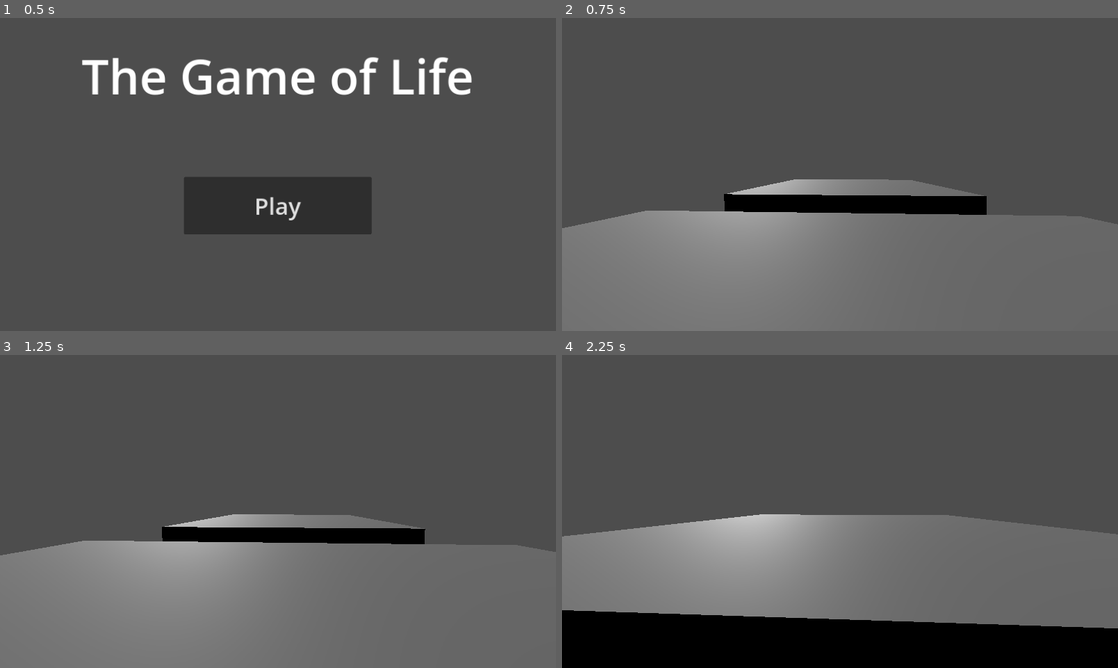
Above: before the commit, frames 1-4 (two rows, left to right).
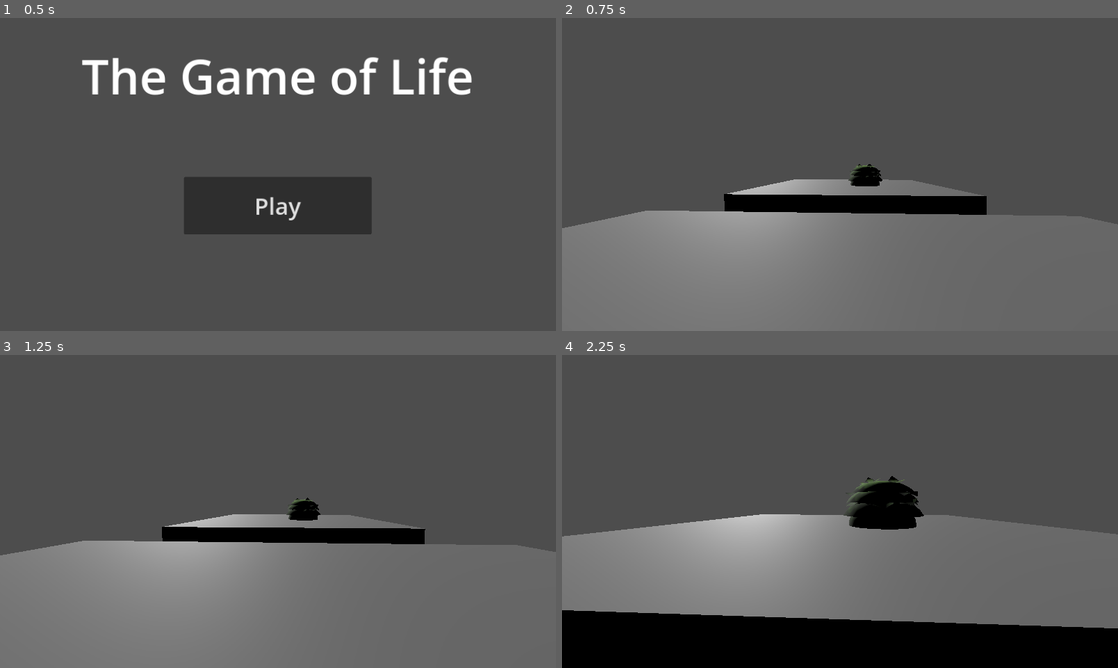
Above: after the commit, the same moments.

Repository: OliverLazar/game-of-life
Game: Godot game, scene res://Scenes/Main Menu.tscn
The game is run twice, just before and just after one commit, with the same random seed, the same clock (stepped at 60 frames per second) and the same inputs.
Inputs:
- Up to frame 1 (0.5 s): no input
- Up to frame 2 (0.75 s): click "Play" at 0.5 s
- Up to frame 3 (1.25 s): no input
- Up to frame 4 (2.25 s): tap Enter (ui_accept) at 1.25, 1.52 s; hold Up (ui_up) from 1.28 s (still down)

Frame 1 is identical in both runs. In frame 2, 0.3% of the frame differs, in the area x 51-58%, y 46-54%; in frame 3, 0.3%; in frame 4, 1.7%, in the area x 50-66%, y 38-56%.

Commit message:
Bush
Bush

Diff:
--- /dev/null
+++ b/Models/Low Poly Bush.tscn
@@ -0,0 +1,8 @@
+[gd_scene load_steps=2 format=3 uid="uid://o7ob0hgqxdim"]
+
+[ext_resource type="PackedScene" uid="uid://dsa17uf7ncce" path="res://Models/stylized bush/stylized bush.fbx" id="1_tex2p"]
+
+[node name="LowPolyBush" type="Node3D"]
+
+[node name="stylized bush" parent="." instance=ExtResource("1_tex2p")]
+transform = Transform3D(1, 0, 0, 0, 1, 0, 0, 0, 1, 0.609309, 0, 3.64841)
--- /dev/null
+++ b/Scenes/Low-Poly Tree.tscn
@@ -0,0 +1,3 @@
+[gd_scene format=3 uid="uid://deyutmnn53763"]
+
+[node name="Low-polyTree" type="Node3D"]
--- a/Scenes/movement_test.tscn
+++ b/Scenes/movement_test.tscn
@@ -1,6 +1,7 @@
-[gd_scene load_steps=4 format=3 uid="uid://bt66pve6kwlvi"]
+[gd_scene load_steps=5 format=3 uid="uid://bt66pve6kwlvi"]
 
 [ext_resource type="Script" path="res://Scripts/movement_test/movement.gd" id="1_qbwnk"]
+[ext_resource type="PackedScene" uid="uid://dsa17uf7ncce" path="res://Models/stylized bush/stylized bush.fbx" id="2_ubmpj"]
 
 [sub_resource type="SphereShape3D" id="SphereShape3D_t4w6x"]
 
@@ -48,3 +49,6 @@
 
 [node name="CSGBox3D" type="CSGBox3D" parent="RigidBody3D2"]
 transform = Transform3D(7, 0, 0, 0, 1, 0, 0, 0, 7, 0, 0, 0)
+
+[node name="stylized bush" parent="." instance=ExtResource("2_ubmpj")]
+transform = Transform3D(1, 0, 0, 0, 1, 0, 0, 0, 1, 0.506109, 0.332913, -8.9377)
Binary file added: Models/stylized bush/9 alpha.png
Not shown, added: Models/stylized bush/9 alpha.png.import
Binary file added: Models/stylized bush/9.png
Not shown, added: Models/stylized bush/9.png.import
Binary file added: Models/stylized bush/stylized bush.fbx
Not shown, added: Models/stylized bush/stylized bush.fbx.import
Not shown: 1 places in Scenes/Main Menu.tscn that only renumber resources
Binary file added: stylized bush/9 alpha.png
Not shown, added: stylized bush/9 alpha.png.import
Binary file added: stylized bush/9.png
Not shown, added: stylized bush/9.png.import
Binary file added: stylized bush/stylized bush.fbx
(and 1 more such lines)
